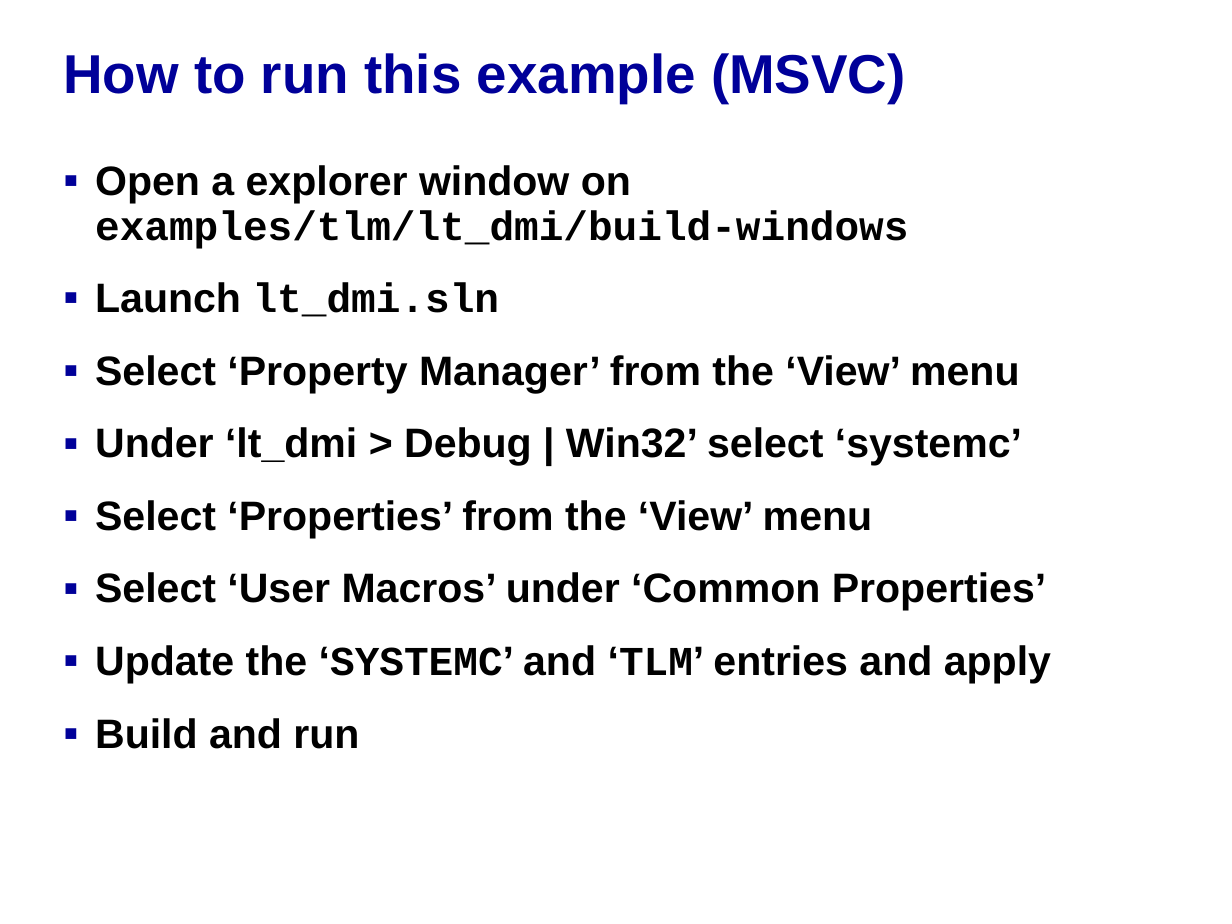
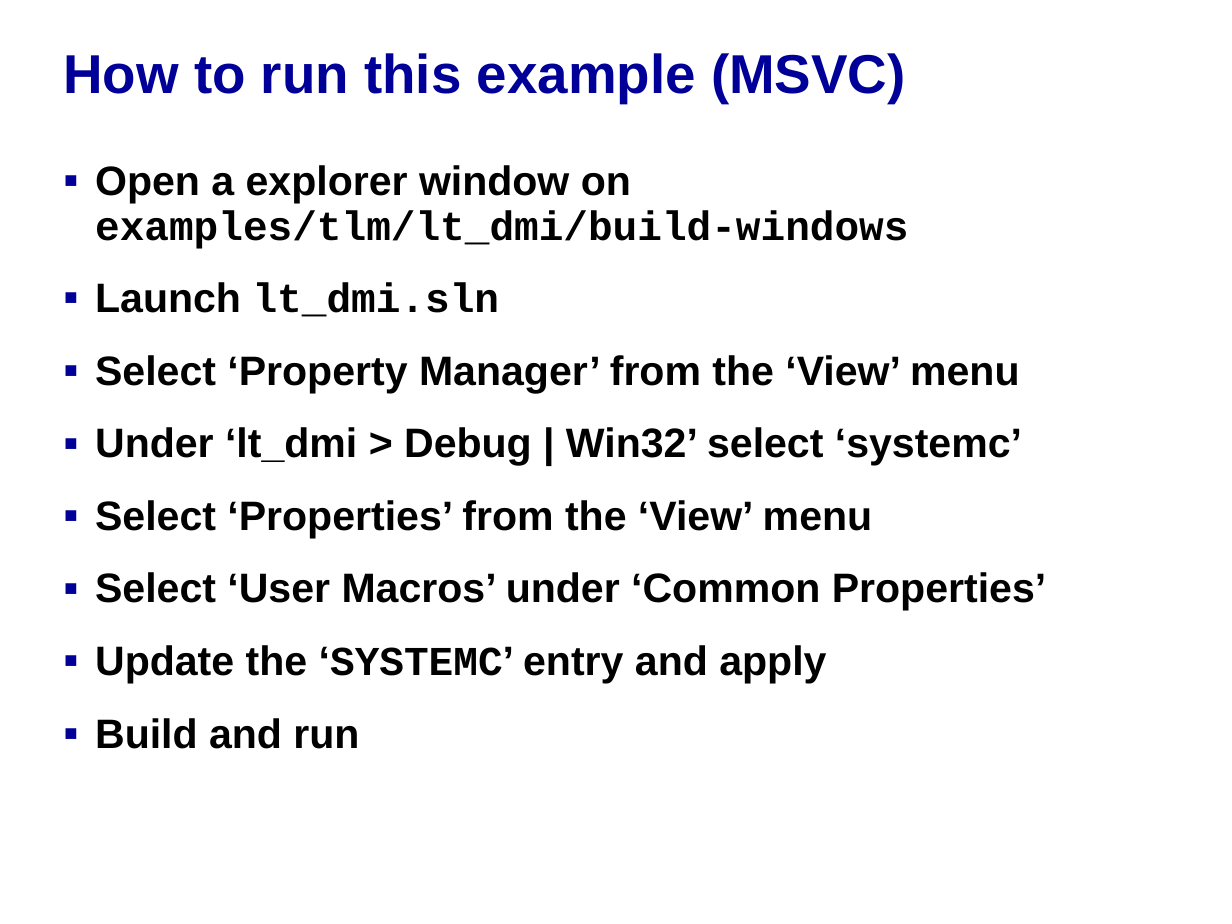
Before and after one commit to accellera-official/systemc, a slide deck: slide 5 of examples/tlm/lt_dmi/docs/lt_dmi_example.ppt. Drawn at 1232x924 pixels with LibreOffice and Linux fonts; fonts in the diff are those of the drawing; background and template pictures are left out. Boxes give left, top, right and bottom in pixels: in the first picture for what was removed or moved away, otherwise in the second. Text is boxed around its words. In the diff, an @@ line names an element or a change of style, - is before the commit and + after.

Commit message:
Fix build instructions for TLM examples in the accompanying PPT and PDF files as well as add some missing PDF versions of the PPT slides

```diff
--- a/examples/tlm/lt_dmi/docs/lt_dmi_example.ppt
+++ b/examples/tlm/lt_dmi/docs/lt_dmi_example.ppt
@@ text at (95, 645, 826, 683): text changed @@
-▪ Update the ‘SYSTEMC’ and ‘TLM’ entries and apply
+▪ Update the ‘SYSTEMC’ entry and apply
```
Also in this commit, not shown: 2 other slides changed, 21 other files.
